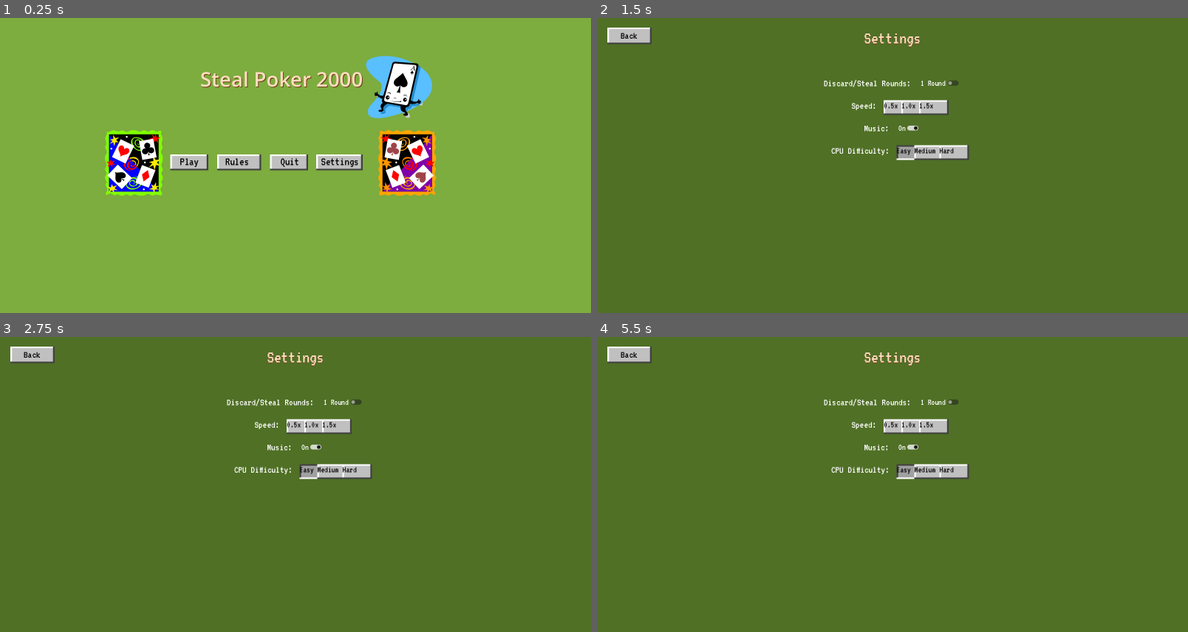
Above: before the commit, frames 1-4 (two rows, left to right).
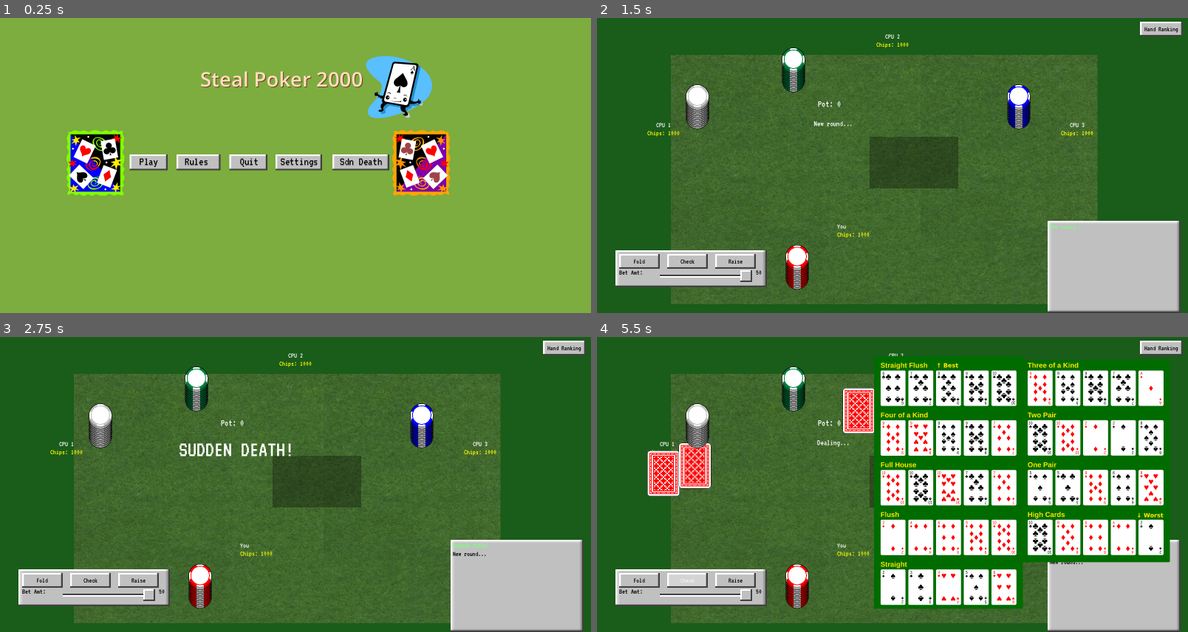
Above: after the commit, the same moments.

Repository: AzureJames/poker-stl
Game: Godot game, scene res://scene/main.tscn
Same seed, same stepped clock (60 frames per second), same inputs: the game is played once before the commit and once after it.
Inputs (mouse positions are in pixels of both pictures, inside the frame that each line leads up to):
- Up to frame 1 (0.25 s): no input
- Up to frame 2 (1.5 s): click (957, 162) at 0.5 s, where only the run after the commit has a clickable "Sdn Death"; click (786, 162) at 1.25 s, where only the run before the commit has a clickable "Play"
- Up to frame 3 (2.75 s): click (189, 481) at 2 s, where only the run before the commit has a clickable "Play"
- Up to frame 4 (5.5 s): click "Hand Ranking" at 2.75 s; click (839, 481) at 3.5 s, where only the run before the commit has a clickable "Rules"; click "Fold" at 4.25 s; click "Check" at 5 s

The runs differ from the first frame. In frame 1, 6.7% of the frame differs, in the area x 11-77%, y 38-61%; in frame 2, 51%; in frame 3, 51%; in frame 4, 75%, in the area x 0-100%, y 0-100%.

Commit message:
sdndeath

Diff:
--- a/scene/main.tscn
+++ b/scene/main.tscn
@@ -17,6 +17,8 @@
 
 [sub_resource type="StyleBoxEmpty" id="StyleBoxEmpty_p1hux"]
 
+[sub_resource type="StyleBoxEmpty" id="StyleBoxEmpty_3br32"]
+
 [node name="Game" type="Control" unique_id=68148616]
 layout_mode = 3
 anchors_preset = 0
@@ -57,9 +59,9 @@
 
 [node name="HBoxContainer" type="HBoxContainer" parent="StartMenu/ColorRect" unique_id=187230359]
 layout_mode = 0
-offset_left = 570.0
+offset_left = 460.0
 offset_top = 421.0
-offset_right = 1070.0
+offset_right = 1180.0
 offset_bottom = 461.0
 theme_override_constants/separation = 20
 script = ExtResource("4_4j5ol")
@@ -146,12 +148,33 @@
 patch_margin_right = 4
 patch_margin_bottom = 4
 
+[node name="Button5" type="Button" parent="StartMenu/ColorRect/HBoxContainer" unique_id=1152526342]
+z_index = 1
+layout_mode = 2
+theme_override_colors/font_color = Color(0, 0, 0, 1)
+theme_override_fonts/font = ExtResource("3_brvut")
+theme_override_font_sizes/font_size = 32
+theme_override_styles/normal = SubResource("StyleBoxEmpty_3br32")
+text = "  Sdn Death  "
+
+[node name="NinePatchRect" type="NinePatchRect" parent="StartMenu/ColorRect/HBoxContainer/Button5" unique_id=1374375434]
+z_index = -1
+layout_mode = 0
+offset_left = 6.0
+offset_right = 160.0
+offset_bottom = 43.0
+texture = ExtResource("4_0ha60")
+patch_margin_left = 4
+patch_margin_top = 4
+patch_margin_right = 4
+patch_margin_bottom = 4
+
 [node name="Sprite2D" type="Sprite2D" parent="StartMenu/ColorRect" unique_id=1457418972]
-position = Vector2(471, 444)
+position = Vector2(367, 444)
 texture = ExtResource("5_b5f6u")
 
 [node name="Sprite2D2" type="Sprite2D" parent="StartMenu/ColorRect" unique_id=488014764]
-position = Vector2(1212, 444)
+position = Vector2(1250, 444)
 scale = Vector2(-1, 1)
 texture = ExtResource("6_tqoya")
 
@@ -188,3 +211,4 @@
 [connection signal="pressed" from="StartMenu/ColorRect/HBoxContainer/Button2" to="StartMenu/ColorRect/HBoxContainer" method="_on_button_2_pressed"]
 [connection signal="pressed" from="StartMenu/ColorRect/HBoxContainer/Button3" to="StartMenu/ColorRect/HBoxContainer" method="_on_button_3_pressed"]
 [connection signal="pressed" from="StartMenu/ColorRect/HBoxContainer/Button4" to="StartMenu/ColorRect/HBoxContainer" method="_on_button_4_pressed"]
+[connection signal="pressed" from="StartMenu/ColorRect/HBoxContainer/Button5" to="StartMenu/ColorRect/HBoxContainer" method="_on_button_5_pressed"]
--- a/scene/startmenu_box_container.gd
+++ b/scene/startmenu_box_container.gd
@@ -2,6 +2,7 @@
 
 
 func _on_button_pressed() -> void:
+	Globals.sudden_death = false
 	if Globals.playing == false:
 		get_parent().get_parent().get_parent().call_deferred('start_game')
 		%Music.stream = load("res://asset/Audio/poker4.mp3")
@@ -20,3 +21,12 @@
 
 func _on_button_4_pressed() -> void:
 	%Settings._show()
+
+func _on_button_5_pressed() -> void:
+	Globals.sudden_death = true
+	if Globals.playing == false:
+		get_parent().get_parent().get_parent().call_deferred('start_game')
+		%Music.stream = load("res://asset/Audio/poker4.mp3")
+		%Music.volume_db = 0.0
+		if Globals.music: %Music.play()
+	get_parent().get_parent().visible = !get_parent().get_parent().visible
--- a/script/game_manager.gd
+++ b/script/game_manager.gd
@@ -47,6 +47,7 @@
 
 var deck: Array = []
 var time_scale = 1.0
+var sudden_death_round := 0
 
 var pot_label: Label
 var message_label: Label
@@ -92,6 +93,7 @@
 	new_round_button.visible = false
 
 func _reset_game():
+	sudden_death_round = 0
 	player_chips = []
 	player_hands = []
 	player_folded = []
@@ -238,7 +240,8 @@
 	bet_value_label.mouse_filter = Control.MOUSE_FILTER_IGNORE
 	action_bar.add_child(bet_value_label)
 
-	call_deferred("_on_difficulty_changed", 0)
+	#default difficulty
+	call_deferred("_on_difficulty_changed", 1)
 
 	discard_button = make_button("Discard Selected", Vector2(0, 40), "Select cards first!")
 	discard_button.visible = false
@@ -534,6 +537,7 @@
 	tr.texture = Globals.make_card_texture(suit, rank)
 
 func start_game():
+	sudden_death_round = 0
 	player_chips = []
 	player_hands = []
 	player_folded = []
@@ -653,6 +657,9 @@
 	deck.shuffle()
 
 func deal_phase():
+	if Globals.sudden_death:
+		_announce("SUDDEN DEATH!", 60)
+		if RELEASE_MODE: await get_tree().create_timer(1.5 * time_scale).timeout
 	_announce("Dealing...")
 	build_deck()
 
@@ -853,13 +860,22 @@
 
 	match action:
 		"fold":
-			player_folded[player_idx] = true
-			player_panel[player_idx].name_label.add_theme_color_override("font_color", Color.GRAY)
-			update_hand_display(player_idx)
-			$SoundManager.play_card_shove()
-			$ChipManager.update_player_pile(player_idx, player_chips[player_idx])
-			_announce("You folded")
-			time_scale = 0.5
+			if Globals.sudden_death:
+				player_folded[player_idx] = true
+				player_chips[player_idx] = 0
+				player_panel[player_idx].name_label.add_theme_color_override("font_color", Color.GRAY)
+				update_hand_display(player_idx)
+				$SoundManager.play_card_shove()
+				$ChipManager.update_player_pile(player_idx, 0)
+				_announce("You're eliminated!", 45)
+			else:
+				player_folded[player_idx] = true
+				player_panel[player_idx].name_label.add_theme_color_override("font_color", Color.GRAY)
+				update_hand_display(player_idx)
+				$SoundManager.play_card_shove()
+				$ChipManager.update_player_pile(player_idx, player_chips[player_idx])
+				_announce("You folded")
+				time_scale = 0.5
 		"call":
 			var amount = call_amount
 			player_chips[player_idx] -= amount
@@ -1035,12 +1051,25 @@
 			if amount == 0: _announce("%s checks" % player_names[player_idx])
 			else: _announce("%s calls" % player_names[player_idx])
 		"fold":
-			player_folded[player_idx] = true
-			player_panel[player_idx].name_label.add_theme_color_override("font_color", Color.GRAY)
-			update_hand_display(player_idx)
-			$SoundManager.play_card_shove()
-			$ChipManager.update_player_pile(player_idx, player_chips[player_idx])
-			_announce("%s folds" % player_names[player_idx])
+			if Globals.sudden_death:
+				var call_amt = mini(max(0, current_bet - player_bets[player_idx]), player_chips[player_idx])
+				player_chips[player_idx] -= call_amt
+				pot += call_amt
+				player_bets[player_idx] += call_amt
+				player_panel[player_idx].bet_label.text = "Bet: %d" % player_bets[player_idx]
+				$SoundManager.play_chip_lay()
+				$ChipManager.add_pot_contribution(player_idx, call_amt)
+				$ChipManager.update_player_pile(player_idx, player_chips[player_idx])
+				$ChipManager.update_pot(pot)
+				if call_amt == 0: _announce("%s checks" % player_names[player_idx])
+				else: _announce("%s calls" % player_names[player_idx])
+			else:
+				player_folded[player_idx] = true
+				player_panel[player_idx].name_label.add_theme_color_override("font_color", Color.GRAY)
+				update_hand_display(player_idx)
+				$SoundManager.play_card_shove()
+				$ChipManager.update_player_pile(player_idx, player_chips[player_idx])
+				_announce("%s folds" % player_names[player_idx])
 
 	update_chip_labels()
 	pot_label.text = "Pot: %d" % pot
@@ -1449,6 +1478,16 @@
 		$SoundManager.play_win()
 	update_chip_labels()
 
+	if Globals.sudden_death and active_players.size() >= 2:
+		var worst = results[-1].player
+		player_chips[worst] = 0
+		$ChipManager.update_player_pile(worst, 0)
+		$SoundManager.play_card_shove()
+		sudden_death_round += 1
+		_announce("%s is eliminated!" % player_names[worst], 45)
+		update_chip_labels()
+		if RELEASE_MODE: await get_tree().create_timer(1.2 * time_scale).timeout
+
 func round_end():
 	var active = 0
 	var last_player = 0
@@ -1476,6 +1515,12 @@
 		_announce("Congratulations!")
 		end_label.text = "You eliminated all opponents! Press New Round to play again."
 		end_label.visible = true
+
+	if Globals.sudden_death and not player_bankrupt and not all_cpus_bankrupt and sudden_death_round >= 3:
+		_announce("Sudden Death Champion!", 60)
+		end_label.text = "You survived Sudden Death! Press New Round to play again."
+		end_label.visible = true
+		all_cpus_bankrupt = true
 
 	for i in range(NUM_PLAYERS):
 		player_panel[i].bet_label.text = ""
--- a/script/globals.gd
+++ b/script/globals.gd
@@ -9,6 +9,7 @@
 
 var playing := false
 var music := true
+var sudden_death := false
 
 const SUIT_SYMBOL = {
 	Suit.CLUBS: "♣",
